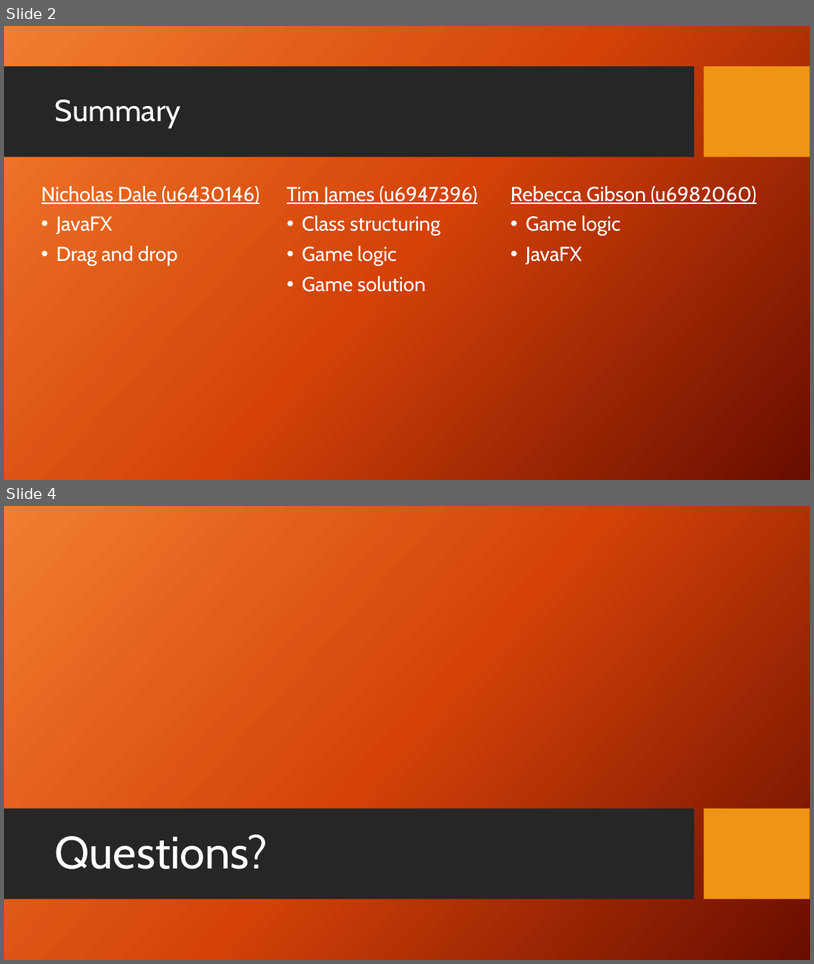
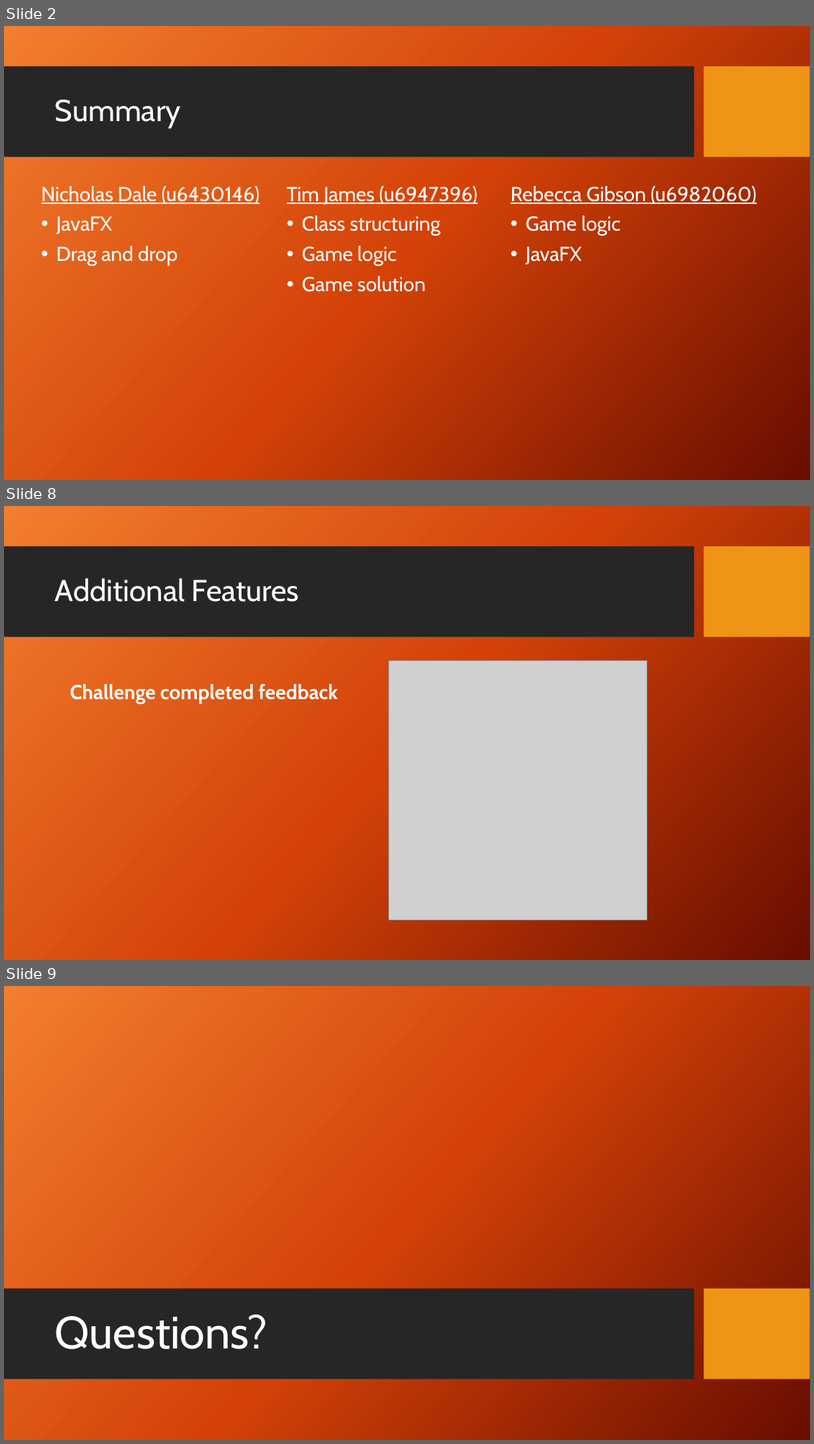
Before and after one commit to Tim-W-James/Java-Block-Puzzle-Game, a slide deck: presentation.pptx. Shown one above the other, each under a label of ours: slides 2 and 4 before the commit, slides 2, 8 and 9 after it; the slides between them are not shown. The pictures are 814x964 and 814x1444 pixels, drawn with LibreOffice and Linux fonts; fonts in the diff are those of the drawing; grey boxes stand for pictures; background and template pictures are left out. Boxes give left, top, right and bottom in pixels: in the first picture for what was removed or moved away, otherwise in the second. Text is boxed around its words. In the diff, an @@ line names an element or a change of style, - is before the commit and + after.

```diff
--- a/presentation.pptx
+++ b/presentation.pptx
@@ slide 8 added at [4, 506, 810, 960], background picture (left out); not listed: 2 template elements that a slide beside it also shows @@
@@ title added at [55, 578, 299, 602], 36 pt, text #FFFFFF @@
+Additional Features
@@ picture added at [388, 661, 647, 920] @@
@@ text added at [70, 684, 338, 704], 24 pt, text #FFFFFF, bold @@
+Challenge completed feedback
@@ what was slide 4 is now slide 9 @@
```
Also in this commit, not shown: 1 slide changed, 4 other slides added, 3 other files.
